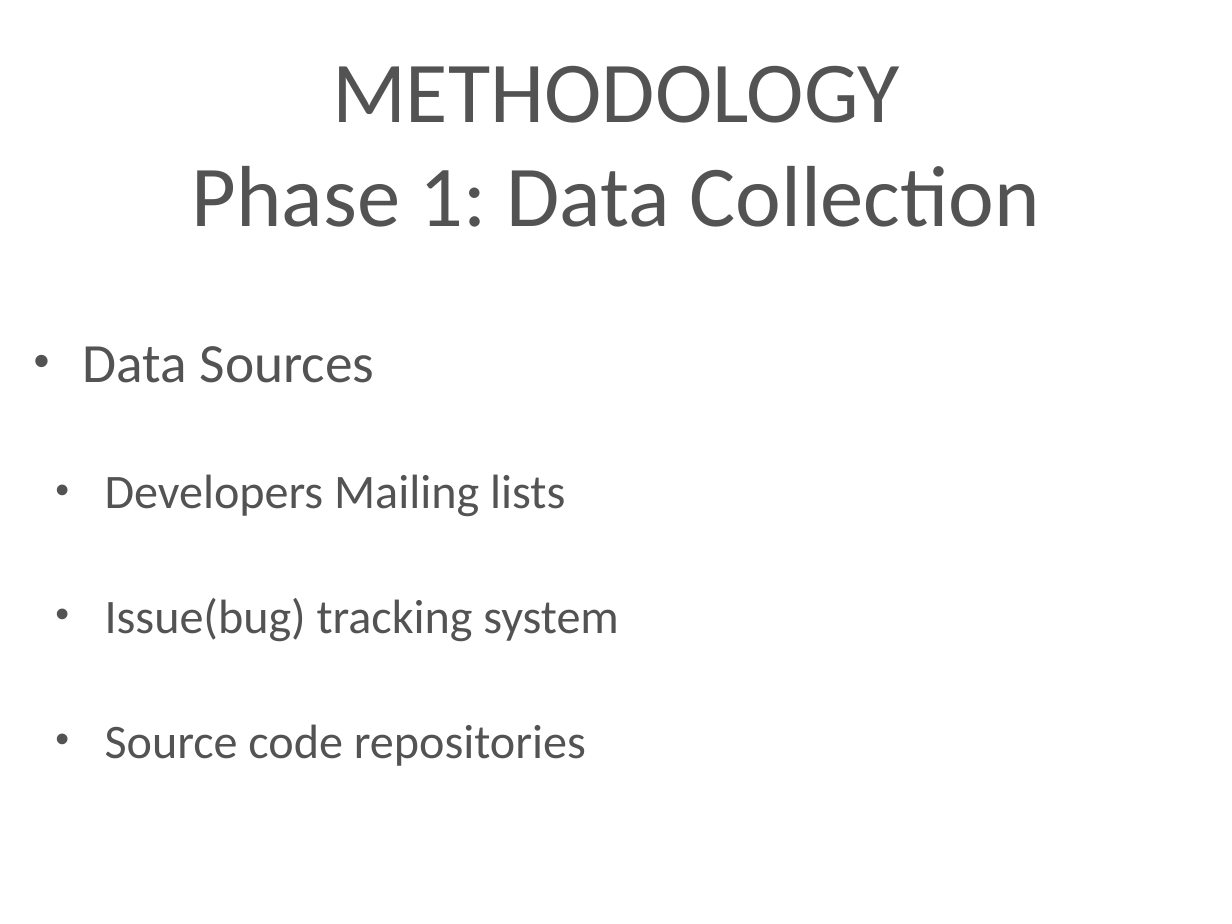
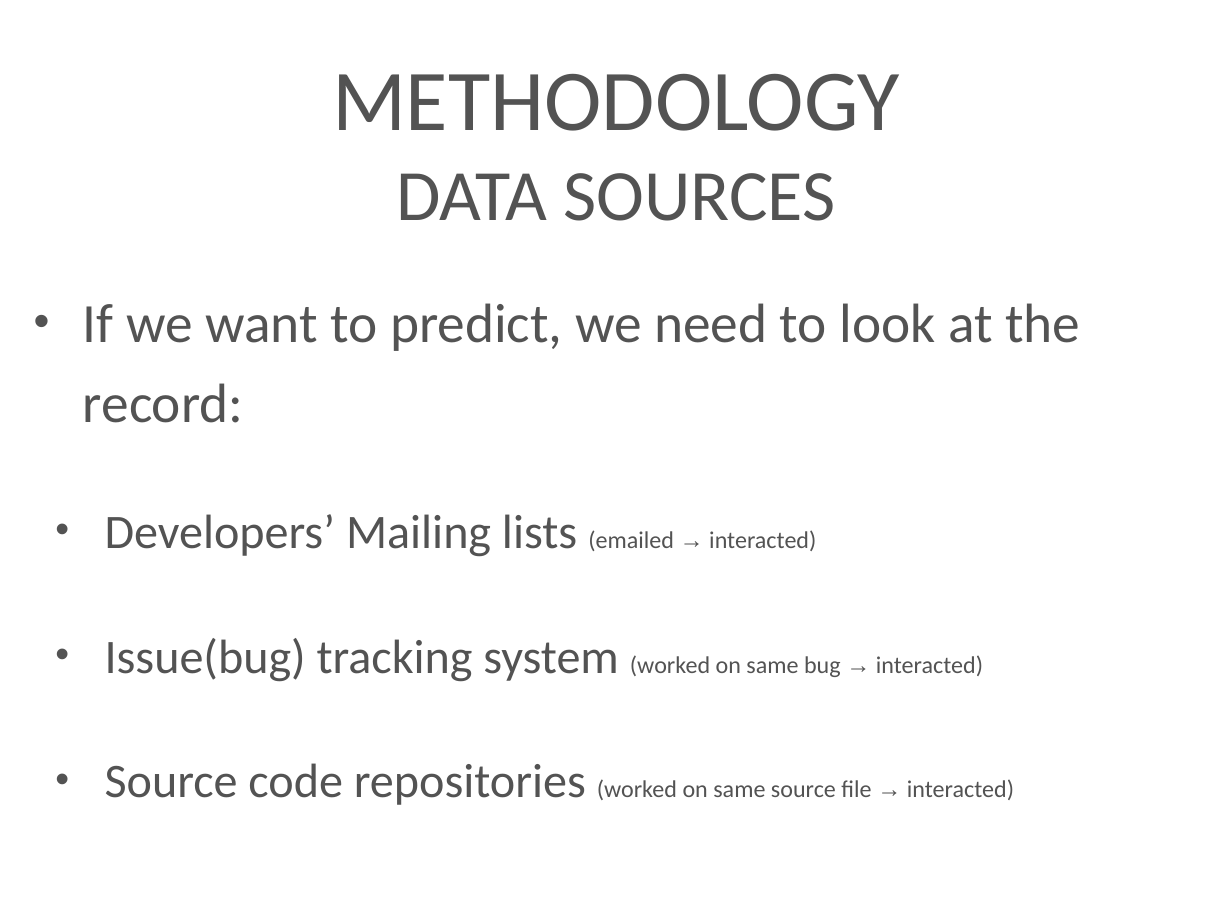
Before and after one commit to azarbakht/prelim_slides, a slide deck: slide 10 of Prelim_Slides_Amir.ppt (slide 9 before the commit). Drawn at 1232x924 pixels with LibreOffice and Linux fonts; fonts in the diff are those of the drawing; background and template pictures are left out. Boxes give left, top, right and bottom in pixels: in the first picture for what was removed or moved away, otherwise in the second. Text is boxed around its words. In the diff, an @@ line names an element or a change of style, - is before the commit and + after.

```diff
--- a/Prelim_Slides_Amir.ppt
+++ b/Prelim_Slides_Amir.ppt
@@ title at (332, 74, 900, 221): text changed @@
-METHODOLOGY
-Phase 1: Data Collection
+METHODOLOGY
+DATA SOURCES
@@ text at (83, 303, 1080, 805): text changed; size 40 to 20 pt @@
-• Data Sources
-  • Developers Mailing lists
-  • Issue(bug) tracking system
-  • Source code repositories
+• If we want to predict, we need to look at the record:
+  • Developers’ Mailing lists (emailed → interacted)
+  • Issue(bug) tracking system (worked on same bug → interacted)
+  • Source code repositories (worked on same source file → interacted)
```
Also in this commit, not shown: 13 other slides changed, 4 slides added, 3 slides removed, 1 other file.
